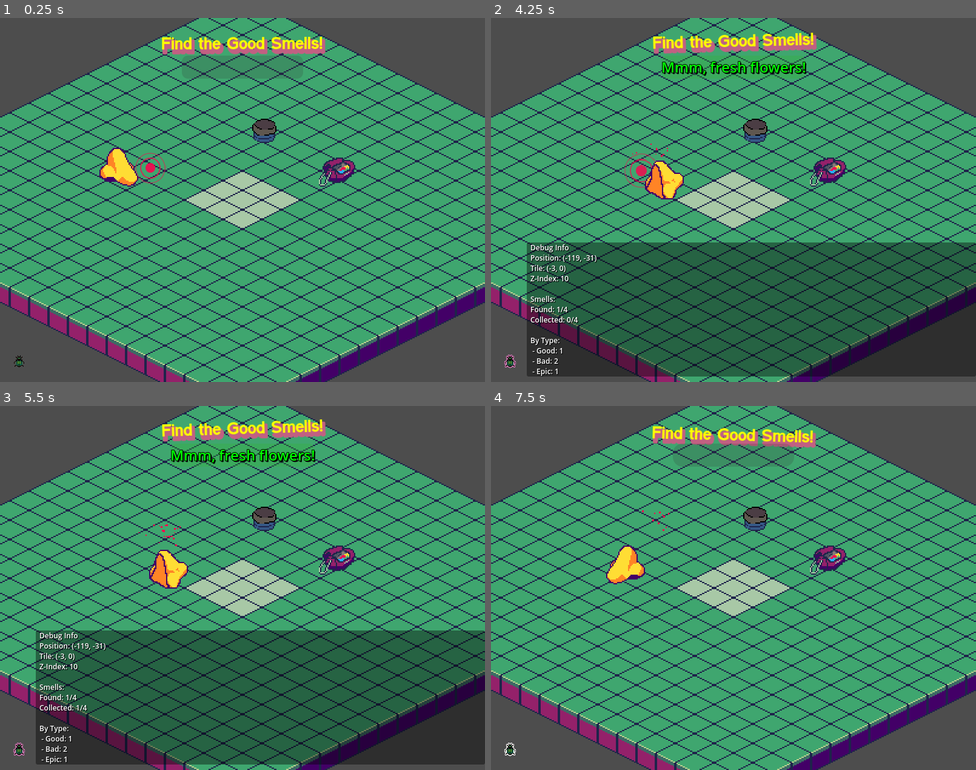
Above: before the commit, frames 1-4 (two rows, left to right).
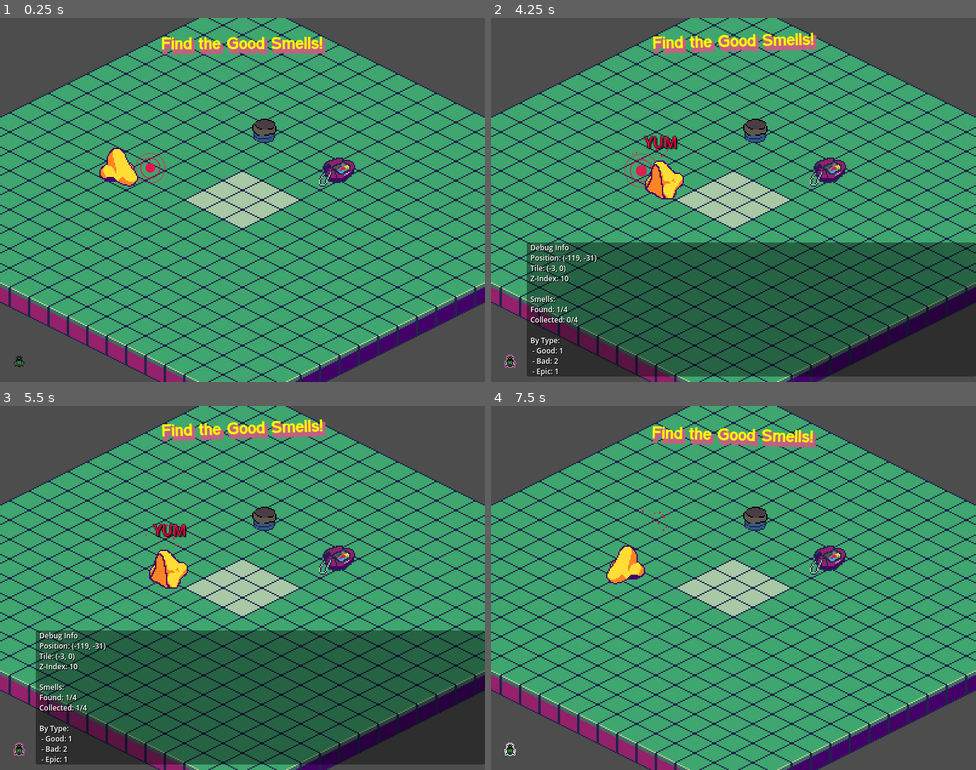
Above: after the commit, the same moments.

Repository: ArrHarper/good-smells-game
Game: Godot game, scene res://scenes/main/main.tscn
Same seed, same stepped clock (60 frames per second), same inputs: the game is played once before the commit and once after it.
Inputs (mouse positions are in pixels of both pictures, inside the frame that each line leads up to):
- Up to frame 1 (0.25 s): no input
- Up to frame 2 (4.25 s): click (510, 360) at 0.5 s; hold Right (ui_right) 1.28-2.03 s; tap Space (smell) every 0.75 s from 1.35 to 3.6 s; hold Down (ui_down) 2.03-2.78 s; hold Right (ui_right) 2.78-3.53 s; hold Up (ui_up) from 3.53 s (still down)
- Up to frame 3 (5.5 s): release Up (ui_up) at 4.28 s; hold Left (ui_left) from 4.28 s (still down); tap Space (smell) at 4.35, 5.1 s
- Up to frame 4 (7.5 s): release Left (ui_left) at 5.78 s; hold Down (ui_down) 5.78-6.53 s; tap Space (smell) at 5.85, 6.6, 7.35 s; hold Right (ui_right) 6.53-7.28 s; hold Up (ui_up) from 7.28 s (still down)

The runs differ from the first frame. In frame 2, 1.1% of the frame differs, in the area x 31-66%, y 10-37%; in frame 3, 1.0%; in frame 4, less than 0.1%.

Commit message:
improved smell system and messaging

Diff:
--- a/scenes/UI/UI.tscn
+++ b/scenes/UI/UI.tscn
@@ -1,17 +1,9 @@
-[gd_scene load_steps=7 format=3 uid="uid://dhdghvh01i7hf"]
+[gd_scene load_steps=6 format=3 uid="uid://dhdghvh01i7hf"]
 
 [ext_resource type="Script" uid="uid://bvgh3fyb255jv" path="res://scenes/UI/mainUI.gd" id="1_pdh8v"]
 [ext_resource type="Texture2D" uid="uid://bef2upm3o83ar" path="res://assets/images/buggo.png" id="2_gl4co"]
 [ext_resource type="Texture2D" uid="uid://ds3lplud4scfc" path="res://assets/images/buggoActive.png" id="2_n6wm8"]
 [ext_resource type="Texture2D" uid="uid://buek3cr6n3l5u" path="res://assets/images/buggoHover.png" id="4_lj5up"]
-
-[sub_resource type="StyleBoxFlat" id="StyleBoxFlat_smell"]
-bg_color = Color(0.2, 0.2, 0.2, 0.2)
-corner_radius_top_left = 10
-corner_radius_top_right = 10
-corner_radius_bottom_right = 10
-corner_radius_bottom_left = 10
-corner_detail = 10
 
 [sub_resource type="StyleBoxFlat" id="StyleBoxFlat_xxj10"]
 bg_color = Color(0, 0, 0, 0.4)
@@ -22,25 +14,6 @@
 
 [node name="UI" type="CanvasLayer"]
 script = ExtResource("1_pdh8v")
-
-[node name="SmellWindowIndicator" type="PanelContainer" parent="."]
-z_index = 49
-anchors_preset = 5
-anchor_left = 0.5
-anchor_right = 0.5
-offset_left = -100.0
-offset_top = 62.0
-offset_right = 100.0
-offset_bottom = 100.0
-grow_horizontal = 2
-theme_override_styles/panel = SubResource("StyleBoxFlat_smell")
-
-[node name="IndicatorLabel" type="Label" parent="SmellWindowIndicator"]
-layout_mode = 2
-theme_override_colors/font_color = Color(0.8, 0.8, 0.8, 0.3)
-theme_override_font_sizes/font_size = 12
-horizontal_alignment = 1
-vertical_alignment = 1
 
 [node name="TextureButton" type="TextureButton" parent="."]
 anchors_preset = 2
--- a/scenes/main/main.gd
+++ b/scenes/main/main.gd
@@ -26,14 +26,8 @@
 	ui_instance = ui_scene.instantiate()
 	add_child(ui_instance)
 
-	# Connect player's smell detection signal to UI
-	if has_node("nose"):
-		$nose.connect("smell_detected", _on_smell_detected)
-		if debug_mode:
-			print("Connected player smell detection signal to UI")
-	else:
-		if debug_mode:
-			print("Error: Player node 'nose' not found")
+	# No longer connect player's smell detection signal to UI as messages are shown above player
+	# Messages will be displayed directly above the player instead of in the UI
 
 	# Connect to smell animation completed signals
 	connect_smell_signals()
@@ -130,45 +124,22 @@
 		if debug_mode:
 			print("Initialized isometric sorting with objects")
 
-# Handle smell detection from player
+# Handle smell detection from player - This is now unused as messages appear above player
 func _on_smell_detected(smell_text, smell_type):
 	if debug_mode:
 		print("SMELL SIGNAL: Main received smell_detected signal from player")
 		print("SMELL SIGNAL: - Message: '" + smell_text + "'")
 		print("SMELL SIGNAL: - Type: '" + smell_type + "'")
 
-	# Show the message via UI - only one smell is detected at a time
-	if ui_instance:
-		ui_instance.show_smell_message(smell_text, smell_type)
-	elif debug_mode:
-		print("ERROR: UI instance not found, can't display smell message")
-
-# Handle smell animation completed signal
+	# We no longer show the message in the UI as it appears above the player
+
+# Handle smell animation completed signal - This is now unused as messages appear above player
 func _on_smell_animation_completed(smell_data):
 	if debug_mode:
 		print("SMELL SIGNAL: Smell animation_completed signal received")
 		print("SMELL SIGNAL: - Data received: " + str(smell_data))
 
-	# Validate smell data
-	if not smell_data is Dictionary:
-		if debug_mode:
-			print("ERROR: smell_data is not a Dictionary: " + str(smell_data))
-		return
-
-	if not smell_data.has("message") or not smell_data.has("type"):
-		if debug_mode:
-			print("ERROR: smell_data missing required fields: " + str(smell_data))
-		return
-
-	if debug_mode:
-		print("SMELL SIGNAL: - Message: '" + smell_data.message + "'")
-		print("SMELL SIGNAL: - Type: '" + smell_data.type + "'")
-
-	# Now show the UI message
-	if ui_instance:
-		ui_instance.show_smell_message(smell_data.message, smell_data.type)
-	elif debug_mode:
-		print("ERROR: UI instance not found, can't display smell message")
+	# We no longer show the message in the UI as it appears above the player
 
 # Count the number of smell objects in the scene
 func count_smell_objects():
--- a/scenes/player/player.gd
+++ b/scenes/player/player.gd
@@ -25,6 +25,7 @@
 var smell_particles = null
 var default_particle_color = Color(0.9, 0.9, 1.0, 0.8)
 var current_particle_color = default_particle_color
+var smell_message_label = null # Label to display smell message above player's head
 
 # Animation properties
 var floating_time = 0
@@ -512,14 +513,78 @@
 	var smell_text = smell_data.message if "message" in smell_data else "Something smells..."
 	var smell_type = smell_data.type if "type" in smell_data else "neutral"
 
+	# Map the smell message to the new shorter texts
+	if smell_type == "good":
+		smell_text = "YUM"
+	elif smell_type == "bad":
+		smell_text = "Eeaughh..."
+	elif smell_type == "epic":
+		smell_text = "OooOoooh!"
+
 	if debug_mode:
 		print("SMELL SIGNAL: Player received smell_animation_completed with data: ", smell_data)
-		print("SMELL SIGNAL: Player emitting smell_detected signal with:")
-		print("SMELL SIGNAL: - Message: '" + smell_text + "'")
-		print("SMELL SIGNAL: - Type: '" + smell_type + "'")
-
-	# Emit the signal with smell information
-	emit_signal("smell_detected", smell_text, smell_type)
+		print("SMELL SIGNAL: Player displaying smell message: ", smell_text)
+
+	# Display the message above the player's head
+	display_smell_message(smell_text, smell_type)
+
+# Function to display smell message above the player's head
+func display_smell_message(text, type):
+	# Remove any existing message label
+	if smell_message_label != null:
+		smell_message_label.queue_free()
+
+	# Create a new label
+	smell_message_label = Label.new()
+	smell_message_label.name = "SmellMessageLabel"
+	smell_message_label.horizontal_alignment = HORIZONTAL_ALIGNMENT_CENTER
+	smell_message_label.text = text
+
+	# Set font size and style
+	smell_message_label.add_theme_font_size_override("font_size", 12)
+
+	# Set text color based on smell type
+	match type:
+		"good":
+			smell_message_label.add_theme_color_override("font_color", Color("ff004d")) # Green
+		"bad":
+			smell_message_label.add_theme_color_override("font_color", Color("ab5236")) # Red
+		"epic":
+			smell_message_label.add_theme_color_override("font_color", Color("00ffcc"))
+		_:
+			smell_message_label.add_theme_color_override("font_color", Color(1, 1, 1)) # White
+
+	# Add shadow and outline for better visibility
+	smell_message_label.add_theme_color_override("font_shadow_color", Color(0, 0, 0, 0.7))
+	smell_message_label.add_theme_constant_override("shadow_offset_x", 1)
+	smell_message_label.add_theme_constant_override("shadow_offset_y", 1)
+	smell_message_label.add_theme_constant_override("outline_size", 2)
+	smell_message_label.add_theme_color_override("font_outline_color", Color(0, 0, 0, 1))
+
+	# Position the label above the particles
+	var y_offset = -40.0
+	if game_scale:
+		y_offset *= game_scale.SCALE_FACTOR
+
+	smell_message_label.position = Vector2(-50, y_offset)
+	smell_message_label.size = Vector2(100, 30)
+
+	# Make sure it's visible above everything
+	smell_message_label.z_index = 1001
+
+	# Add the label to the player
+	add_child(smell_message_label)
+
+	# Animation for the label
+	var tween = create_tween()
+	tween.tween_property(smell_message_label, "modulate", Color(1, 1, 1, 1), 0.3) # Fade in
+	tween.tween_interval(1.4) # Show for a moment
+	tween.tween_property(smell_message_label, "modulate", Color(1, 1, 1, 0), 0.3) # Fade out
+	tween.tween_callback(func():
+		if smell_message_label:
+			smell_message_label.queue_free()
+			smell_message_label = null
+	)
 
 # Alias for backwards compatibility
 func check_for_smells():
--- a/scenes/smells/smell.gd
+++ b/scenes/smells/smell.gd
@@ -258,12 +258,14 @@
 			var tween = create_tween()
 			tween.tween_property(indicator_node, "modulate:a", 0, 0.3)
 
-		# Instead of handling particles here, emit a signal to the player
-		# with all relevant smell information
+		# Determine the message based on smell type
+		var display_message = smell_message
+
+		# Pass all smell information to the player
 		var smell_info = {
 			"name": smell_name,
 			"type": smell_type,
-			"message": smell_message,
+			"message": smell_message, # Keep original message in data
 			"color": get_smell_color()
 		}
 
